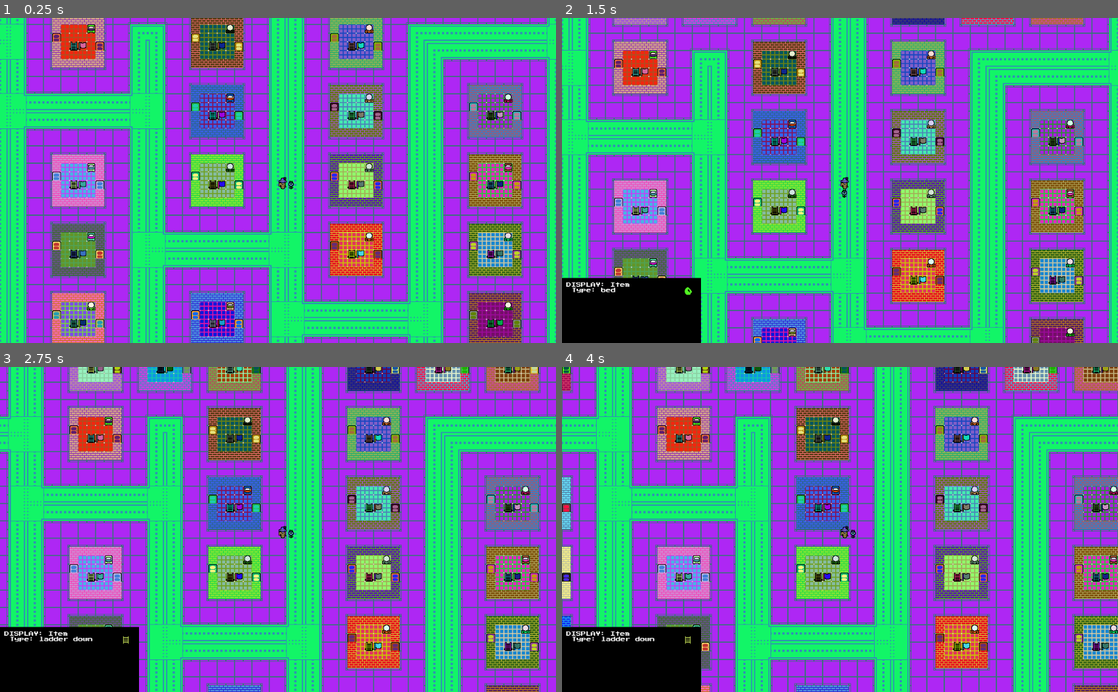
Above: before the commit, frames 1-4 (two rows, left to right).
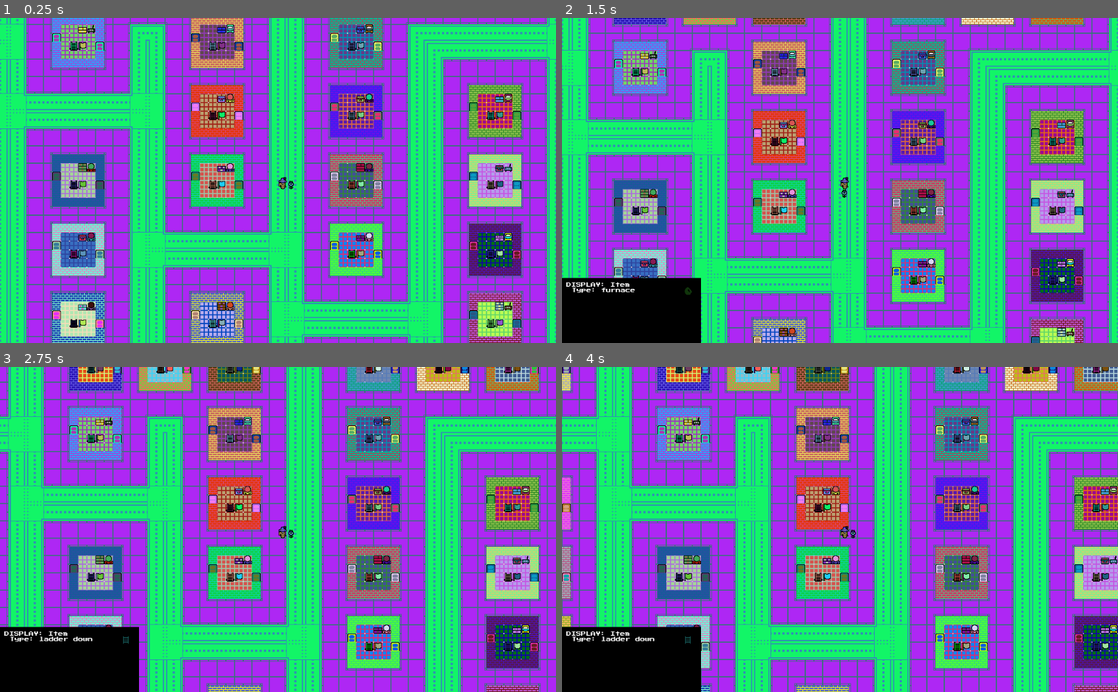
Above: after the commit, the same moments.

Repository: medmaster0/RogueCiv
Game: Godot game, scene res://Game.tscn
Same seed, same stepped clock (60 frames per second), same inputs: the game is played once before the commit and once after it.
Inputs (mouse positions are in pixels of both pictures, inside the frame that each line leads up to):
- Up to frame 1 (0.25 s): no input
- Up to frame 2 (1.5 s): click (650, 37) at 0.52 s; click (650, 53) at 1.27 s
- Up to frame 3 (2.75 s): click (72, 370) at 2.02 s
- Up to frame 4 (4 s): no input

The runs differ from the first frame. In frame 1, 23% of the frame differs, in the area x 9-94%, y 0-100%; in frame 2, 21%; in frame 3, 22%; in frame 4, 23%.

Commit message:
Added some more funiture items

Diff:
--- a/Scenes/BattleHuntItem.gd
+++ b/Scenes/BattleHuntItem.gd
@@ -133,7 +133,10 @@
 # FURNITURE (PART OF SCENERY)
 # 401 - CRYSTAL BALL
 # 402 - BED
-# 403 -
+# 403 - SHORT DRESSER
+# 404 - TALL DRESSER
+# 405 - CHEST
+# 406 - FURNACE
 
 
 #LOAD UP ALL THE SPRITES!!!
@@ -525,6 +528,18 @@
 var bedPrimItem = preload("res://Tiles//scenery//bedPrim.png")
 var bedSecoItem = preload("res://Tiles//scenery//bedSeco.png")
 var bedTertItem = preload("res://Tiles//scenery//bedTert.png")
+
+var shortDresserPrimItem = preload("res://Tiles//scenery//shortDresserPrim.png")
+var shortDresserSecoItem = preload("res://Tiles//scenery//shortDresserSeco.png")
+
+var tallDresserPrimItem = preload("res://Tiles//scenery//tallDresserPrim.png")
+var tallDresserSecoItem = preload("res://Tiles//scenery//tallDresserSeco.png")
+
+var chestPrimItem = preload("res://Tiles//scenery//chestPrim.png")
+var chestSecoItem = preload("res://Tiles//scenery//chestSeco.png")
+
+var furnacePrimItem = preload("res://Tiles//scenery//furnacePrim.png")
+var furnaceSecoItem = preload("res://Tiles//scenery//furnaceSeco.png")
 
 #Class Variables
 var primColor
@@ -545,7 +560,7 @@
 	#Pick random tile_index (set here for debug purposesssss)
 	tile_index = randi()%68
 	#tile_index = 27 + randi()%3
-	tile_index = 402
+	tile_index = 406
 	setTile(tile_index)
 
 	pass # Replace with function body.
@@ -2270,7 +2285,7 @@
 			$Quad.texture = null
 			$Quin.texture = null
 			$Sext.texture = null
-			primColor = MedAlgo.generate_pastel()
+			primColor = Color(randf(), randf(), randf())
 			secoColor = Color(randf(), randf(), randf())
 			tertColor = Color(1,1,1)
 			quadColor = Color(1,1,1)
@@ -2288,6 +2303,66 @@
 			primColor = Color(randf(), randf(), randf())
 			secoColor = Color(randf(), randf(), randf())
 			tertColor = MedAlgo.generate_pastel()
+			quadColor = Color(1,1,1)
+			quinColor = Color(1,1,1)
+			sextColor = Color(1,1,1)
+		403:
+			#SHORT DRESSER
+			item_name = "dresser"
+			$Prim.texture = shortDresserPrimItem
+			$Seco.texture = shortDresserSecoItem
+			$Tert.texture = null
+			$Quad.texture = null
+			$Quin.texture = null
+			$Sext.texture = null
+			primColor = Color(randf(), randf(), randf())
+			secoColor = Color(randf(), randf(), randf())
+			tertColor = Color(1,1,1)
+			quadColor = Color(1,1,1)
+			quinColor = Color(1,1,1)
+			sextColor = Color(1,1,1)
+		404:
+			#TALL DRESSER
+			item_name = "dresser"
+			$Prim.texture = tallDresserPrimItem
+			$Seco.texture = tallDresserSecoItem
+			$Tert.texture = null
+			$Quad.texture = null
+			$Quin.texture = null
+			$Sext.texture = null
+			primColor = Color(randf(), randf(), randf())
+			secoColor = Color(randf(), randf(), randf())
+			tertColor = Color(1,1,1)
+			quadColor = Color(1,1,1)
+			quinColor = Color(1,1,1)
+			sextColor = Color(1,1,1)
+		405:
+			#CHEST
+			item_name = "chest"
+			$Prim.texture = chestPrimItem
+			$Seco.texture = chestSecoItem
+			$Tert.texture = null
+			$Quad.texture = null
+			$Quin.texture = null
+			$Sext.texture = null
+			primColor = Color(randf(), randf(), randf())
+			secoColor = Color(randf(), randf(), randf())
+			tertColor = Color(1,1,1)
+			quadColor = Color(1,1,1)
+			quinColor = Color(1,1,1)
+			sextColor = Color(1,1,1)
+		406:
+			#FURNACE
+			item_name = "furnace"
+			$Prim.texture = furnacePrimItem
+			$Seco.texture = furnaceSecoItem
+			$Tert.texture = null
+			$Quad.texture = null
+			$Quin.texture = null
+			$Sext.texture = null
+			primColor = MedAlgo.color_shift(MedAlgo.generate_darkenable_color(0.5),-0.5)
+			secoColor = MedAlgo.generate_darkenable_color(0.7)
+			tertColor = Color(1,1,1)
 			quadColor = Color(1,1,1)
 			quinColor = Color(1,1,1)
 			sextColor = Color(1,1,1)
--- a/Scripts/BuildingGen.gd
+++ b/Scripts/BuildingGen.gd
@@ -32,6 +32,7 @@
 #	5 - FLAG
 #	6 - DESK
 #	7 - FURNITURE ITEM
+#	8 - FURNITURE STORAGE
 #
 #Will return a 2D array with the following pattern
 # A 8 x 8 ARRAY
@@ -64,8 +65,11 @@
 	#Place the DESK
 #	building_map_plot[3][5] = 6
 
-	#Place a random FURNITURE ITEM
+	#Place a random FURNITURE BIG ITEM
 	building_map_plot[2][5] = 7
+
+	#Place a random FURNITURE STORAGE ITEM
+	building_map_plot[2][4] = 8
 
 	#PLACE DOORS
 	building_map_plot[3][1] = 3
@@ -251,7 +255,27 @@
 					temp_item.find_node("SelectButton").visible = false
 					temp_item.z_index = z_coord - 1
 					#List of eligible items
-					var furniture_items = [401,402]
+					var furniture_items = [401,402,406]
+					var item_choice = furniture_items[randi()%furniture_items.size()]
+					temp_item = BattleHuntItem.instance()
+					temp_item.position = Vector2(temp_x_coord_global,temp_y_coord_global)
+					game_scene.add_child(temp_item)
+					temp_item.setTile(item_choice)
+					game_scene.map_buildings[temp_x_coord_map][temp_y_coord_map][z_coord].append(temp_item)
+					temp_item.z_index = z_coord - 1
+				8:  #RANDOM STORAGE FURNITURE ITEM (FROM BATTLE HUNT)
+					#Create floor item first
+					temp_item = Item.instance()
+					temp_item.position = Vector2(temp_x_coord_global,temp_y_coord_global)
+					game_scene.add_child(temp_item)
+					temp_item.setTile(101)
+					game_scene.map_buildings[temp_x_coord_map][temp_y_coord_map][z_coord].append(temp_item)
+					temp_item.SetPrimColor(floorPrim)
+					temp_item.SetSecoColor(floorSeco)
+					temp_item.find_node("SelectButton").visible = false
+					temp_item.z_index = z_coord - 1
+					#List of eligible items
+					var furniture_items = [403,404,405]
 					var item_choice = furniture_items[randi()%furniture_items.size()]
 					temp_item = BattleHuntItem.instance()
 					temp_item.position = Vector2(temp_x_coord_global,temp_y_coord_global)
Binary file added: Tiles/scenery/chestPrim.png
Not shown, added: Tiles/scenery/chestPrim.png.import
Binary file added: Tiles/scenery/chestSeco.png
Not shown, added: Tiles/scenery/chestSeco.png.import
Binary file added: Tiles/scenery/furnacePrim.png
Not shown, added: Tiles/scenery/furnacePrim.png.import
Binary file added: Tiles/scenery/furnaceSeco.png
Not shown, added: Tiles/scenery/furnaceSeco.png.import
Binary file added: Tiles/scenery/shortDresserPrim.png
Not shown, added: Tiles/scenery/shortDresserPrim.png.import
Binary file added: Tiles/scenery/shortDresserSeco.png
Not shown, added: Tiles/scenery/shortDresserSeco.png.import
(and 4 more such lines)
